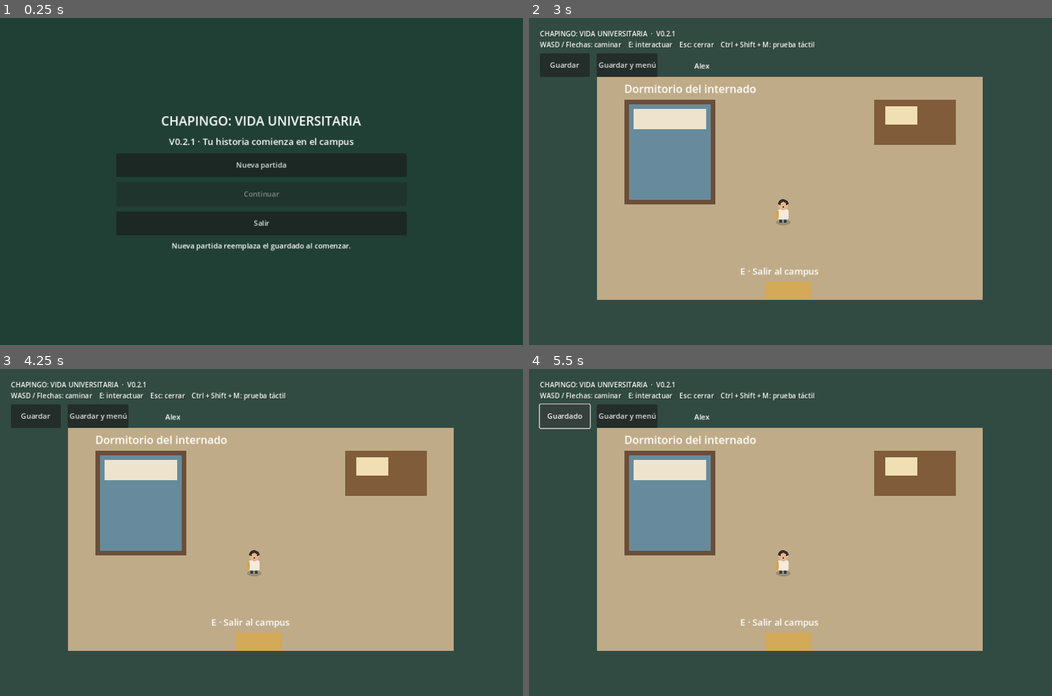
Above: before the commit, frames 1-4 (two rows, left to right).
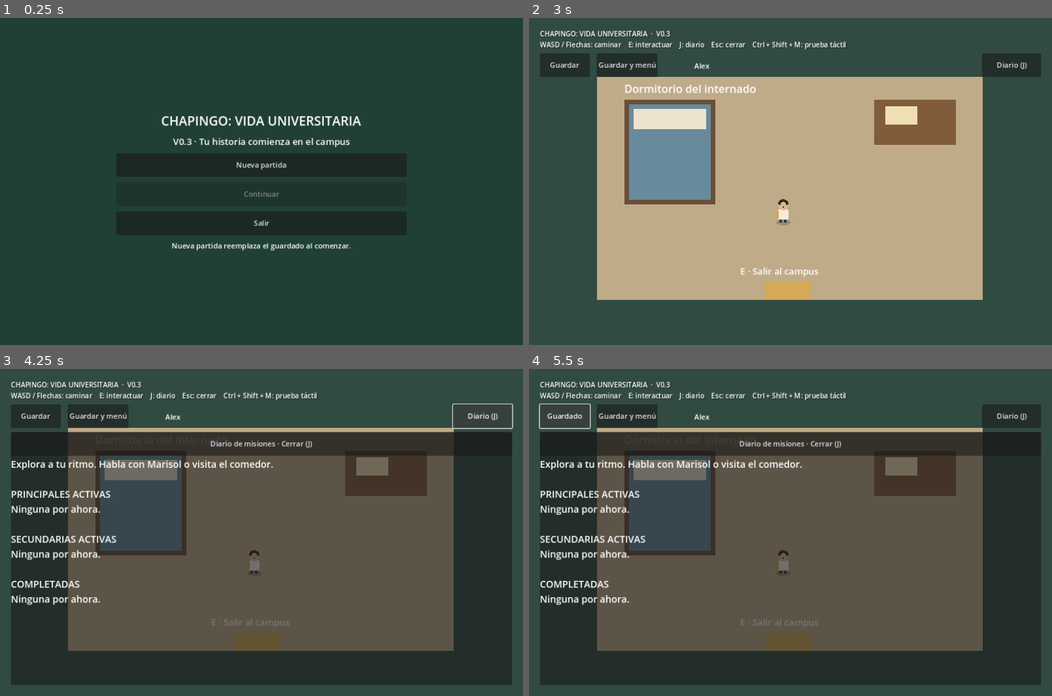
Above: after the commit, the same moments.

Repository: joseeduardojulianmontalvo11-stack/CHAPINGO-GAME
Game: Godot game, scene res://scenes/menu.tscn
Same seed, same stepped clock (60 frames per second), same inputs: the game is played once before the commit and once after it.
Inputs (mouse positions are in pixels of both pictures, inside the frame that each line leads up to):
- Up to frame 1 (0.25 s): no input
- Up to frame 2 (3 s): click "Nueva partida" at 0.5 s; click (790, 63) at 1.27 s; type "Alex" at 1.35 s; click "Volver" at 2 s; click "Comenzar" at 2.75 s
- Up to frame 3 (4.25 s): click (481, 414) at 3.5 s, where only the run after the commit has a clickable "Diario (J)"
- Up to frame 4 (5.5 s): click "Guardar" at 4.25 s; click "Guardado" at 5 s

The runs differ from the first frame. In frame 1, 0.5% of the frame differs, in the area x 32-68%, y 36-40%; in frame 2, 1.2%; in frame 3, 74%; in frame 4, 75%, in the area x 2-98%, y 3-97%.

Commit message:
feat: primeras misiones y diario de Chapingo v0.3

Diff:
--- /dev/null
+++ b/scripts/campus_story.gd
@@ -0,0 +1,68 @@
+extends Node2D
+## Adaptador de eventos del campus. No controla el movimiento ni sustituye diálogos.
+const BREAKFAST_SIGN := Vector2(230, 405)
+const BREAKFAST_MENU := Vector2(440, 405)
+const CLASSROOM_ENTRY := Rect2(1385, 345, 90, 95)
+var world: Node2D
+var journal: PanelContainer
+
+func _ready() -> void:
+	journal = preload("res://scripts/quest_journal.gd").new()
+	world.ui.add_child(journal)
+	journal.dismissed.connect(toggle_journal)
+	Session.quests.changed.connect(func(): world.save_current())
+
+func toggle_journal() -> void:
+	if world.ui.is_open:
+		return
+	journal.visible = not journal.visible
+	world.student.controls_enabled = not journal.visible
+	world.touch.release_all()
+	world.touch.visible = not journal.visible and (OS.has_feature("mobile") or world.touch.test_mode)
+
+func marisol() -> void:
+	Session.quests.start("primer_salon")
+
+func nearby() -> String:
+	if world.current_location != "campus":
+		return ""
+	if world.student.position.distance_to(BREAKFAST_SIGN) < 65:
+		return "aviso"
+	if world.student.position.distance_to(BREAKFAST_MENU) < 65:
+		return "menu"
+	return ""
+
+func interact() -> bool:
+	var target := nearby()
+	if target.is_empty():
+		return false
+	if target == "aviso":
+		Session.quests.start("primer_desayuno")
+		say("Aviso del comedor", "¿Primer desayuno? Consulta el menú a la derecha de la entrada. La fila no es una materia, pero tiene asistencia completa.")
+	else:
+		var completed := Session.quests.event("menu_comedor")
+		if not completed.is_empty():
+			say("El primer desayuno", Session.quests.DEFINITIONS["primer_desayuno"]["consequence"])
+		else:
+			say("Menú del comedor", "Desayuno del día: paciencia con acompañamiento. Si es tu primera visita, consulta el aviso a la izquierda de la entrada.")
+	return true
+
+func say(title: String, line: String) -> void:
+	world.student.controls_enabled = false
+	var lines: Array[String] = [line]
+	world.ui.open_dialogue(title, lines)
+
+func _process(_delta: float) -> void:
+	visible = world.current_location == "campus"
+	if not visible or world.ui.is_open or journal.visible:
+		return
+	if CLASSROOM_ENTRY.has_point(world.student.position):
+		if not Session.quests.event("entrada_aulas").is_empty():
+			say("¡Bienvenido a las aulas!", "¡Encontraste tu salón! Bueno, el edificio. La puerta correcta es contenido del siguiente semestre. " + Session.quests.DEFINITIONS["primer_salon"]["consequence"])
+
+func _draw() -> void:
+	for point in [BREAKFAST_SIGN, BREAKFAST_MENU]:
+		draw_rect(Rect2(point - Vector2(20, 28), Vector2(40, 38)), Color("f1db9f"))
+		draw_string(ThemeDB.fallback_font, point + Vector2(-30, -35), "Aviso" if point == BREAKFAST_SIGN else "Menú", HORIZONTAL_ALIGNMENT_LEFT, -1, 18)
+	draw_rect(CLASSROOM_ENTRY, Color(0.9, 0.8, 0.4, 0.18))
+	draw_string(ThemeDB.fallback_font, Vector2(1375, 455), "Entrada aulas", HORIZONTAL_ALIGNMENT_LEFT, -1, 17)
--- a/scripts/dialogue_ui.gd
+++ b/scripts/dialogue_ui.gd
@@ -13,7 +13,7 @@
 func _ready() -> void:
 	header = Label.new()
 	header.position = Vector2(24, 18)
-	header.text = "CHAPINGO: VIDA UNIVERSITARIA  ·  V0.2.1\nWASD / Flechas: caminar    E: interactuar    Esc: cerrar    Ctrl + Shift + M: prueba táctil"
+	header.text = "CHAPINGO: VIDA UNIVERSITARIA  ·  V0.3\nWASD / Flechas: caminar    E: interactuar    J: diario    Esc: cerrar    Ctrl + Shift + M: prueba táctil"
 	header.add_theme_font_size_override("font_size", 15)
 	header.add_theme_color_override("font_shadow_color", Color("24382b"))
 	header.add_theme_constant_override("shadow_offset_x", 2)
--- a/scripts/main.gd
+++ b/scripts/main.gd
@@ -12,6 +12,7 @@
 var current_location := "campus"
 var door := Vector2(580, 600)
 var touch: Control
+var story: Node2D
 
 func _ready() -> void:
 	configure_input()
@@ -61,6 +62,19 @@
 		identity.position = safe.position + Vector2(340, 70)
 	get_viewport().size_changed.connect(layout)
 	layout.call()
+	story = preload("res://scripts/campus_story.gd").new()
+	story.world = self
+	add_child(story)
+	var journal_button := Button.new()
+	journal_button.text = "Diario (J)"
+	journal_button.custom_minimum_size = Vector2(130, 52)
+	ui.add_child(journal_button)
+	journal_button.pressed.connect(story.toggle_journal)
+	var journal_layout := func():
+		var safe := preload("res://scripts/safe_layout.gd").rect(get_viewport())
+		journal_button.position = Vector2(safe.end.x - 130, safe.position.y + 54)
+	get_viewport().size_changed.connect(journal_layout)
+	journal_layout.call()
 
 func set_location(value: String, point: Vector2) -> void:
 	if is_instance_valid(map):
@@ -101,7 +115,7 @@
 		set_location("campus", Vector2(580, 655))
 
 func configure_input() -> void:
-	var bindings := {"move_left": [KEY_A, KEY_LEFT], "move_right": [KEY_D, KEY_RIGHT], "move_up": [KEY_W, KEY_UP], "move_down": [KEY_S, KEY_DOWN], "interact": [KEY_E], "close_dialogue": [KEY_ESCAPE]}
+	var bindings := {"move_left": [KEY_A, KEY_LEFT], "move_right": [KEY_D, KEY_RIGHT], "move_up": [KEY_W, KEY_UP], "move_down": [KEY_S, KEY_DOWN], "interact": [KEY_E], "close_dialogue": [KEY_ESCAPE], "journal": [KEY_J]}
 	for action in bindings:
 		if not InputMap.has_action(action):
 			InputMap.add_action(action)
@@ -114,19 +128,32 @@
 	ui.prompt.text = "[E] Hablar con Marisol" if can_interact() and not ui.is_open else ""
 	if near_door() and not ui.is_open:
 		ui.prompt.text = "[E] Volver a tu vivienda" if current_location == "campus" else "[E] Salir al campus"
+	if is_instance_valid(story) and not story.nearby().is_empty() and not ui.is_open:
+		ui.prompt.text = "[E / Acción] Consultar " + story.nearby()
 
 func can_interact() -> bool:
 	return current_location == "campus" and student.position.distance_to(guide.position) <= INTERACTION_DISTANCE
 
 func _unhandled_input(event: InputEvent) -> void:
+	if event.is_action_pressed("journal") and not event.is_echo():
+		story.toggle_journal()
+		get_viewport().set_input_as_handled()
+		return
+	if is_instance_valid(story) and story.journal.visible:
+		if event.is_action_pressed("close_dialogue"):
+			story.toggle_journal()
+		return
 	if event.is_action_pressed("interact") and not event.is_echo():
 		if ui.is_open:
 			ui.advance()
 		elif near_door():
 			travel()
 		elif can_interact():
+			story.marisol()
 			student.controls_enabled = false
 			ui.open_dialogue(guide.DISPLAY_NAME, guide.DIALOGUE)
+		elif story.interact():
+			pass
 		get_viewport().set_input_as_handled()
 	elif event.is_action_pressed("close_dialogue") and ui.is_open:
 		ui.close_dialogue()
--- a/scripts/menu.gd
+++ b/scripts/menu.gd
@@ -59,7 +59,7 @@
 func show_menu() -> void:
 	clear()
 	label_text("CHAPINGO: VIDA UNIVERSITARIA", 28)
-	label_text("V0.2.1 · Tu historia comienza en el campus")
+	label_text("V0.3 · Tu historia comienza en el campus")
 	button("Nueva partida", show_creator)
 	button("Continuar", continue_game).disabled = Session.read_save().is_empty()
 	button("Salir", func(): get_tree().quit())
--- a/scripts/npc.gd
+++ b/scripts/npc.gd
@@ -3,7 +3,7 @@
 const DISPLAY_NAME := "Marisol · estudiante guía"
 const DIALOGUE: Array[String] = [
 	"¡Bienvenido a Chapingo! Soy Marisol. Si es tu primer día, respira: todos nos perdimos por aquí alguna vez.",
-	"Al norte están las aulas y la biblioteca. Al oeste, el comedor. Dicen que la mejor brújula es seguir a quien lleva hambre.",
+	"Las aulas están al noreste: busca la entrada marcada bajo el edificio AULAS. El diario (J o su botón) te recuerda el camino. Al oeste, el comedor. La mejor brújula es seguir a quien lleva hambre.",
 	"Puedes recorrer esta pequeña plaza a tu ritmo. Los árboles dan sombra, pero todavía no te ayudan a estudiar. ¡Nos vemos por el campus!"
 ]
 
--- /dev/null
+++ b/scripts/quest_journal.gd
@@ -0,0 +1,44 @@
+extends PanelContainer
+signal dismissed
+var text: Label
+
+func _ready() -> void:
+	var column := VBoxContainer.new()
+	add_child(column)
+	var close := Button.new()
+	close.text = "Diario de misiones · Cerrar (J)"
+	close.custom_minimum_size.y = 52
+	close.pressed.connect(func(): dismissed.emit())
+	column.add_child(close)
+	var scroll := ScrollContainer.new()
+	scroll.size_flags_vertical = Control.SIZE_EXPAND_FILL
+	column.add_child(scroll)
+	text = Label.new()
+	text.autowrap_mode = TextServer.AUTOWRAP_WORD_SMART
+	text.size_flags_horizontal = Control.SIZE_EXPAND_FILL
+	text.add_theme_font_size_override("font_size", 21)
+	scroll.add_child(text)
+	get_viewport().size_changed.connect(reflow)
+	Session.quests.changed.connect(refresh)
+	reflow()
+	refresh()
+	hide()
+
+func reflow() -> void:
+	var safe := preload("res://scripts/safe_layout.gd").rect(get_viewport())
+	position = safe.position + Vector2(0, 115)
+	size = Vector2(safe.size.x, safe.size.y - 115)
+
+func refresh() -> void:
+	text.text = "Explora a tu ritmo. Habla con Marisol o visita el comedor.\n"
+	for section in ["principal", "secundaria", "completada"]:
+		text.text += "\n" + {"principal": "PRINCIPALES ACTIVAS", "secundaria": "SECUNDARIAS ACTIVAS", "completada": "COMPLETADAS"}[section] + "\n"
+		var found := false
+		for id in Session.quests.DEFINITIONS:
+			var definition: Dictionary = Session.quests.DEFINITIONS[id]
+			var state: String = Session.quests.state(id)
+			if (section == "completada" and state == section) or (state == "activa" and definition["type"] == section):
+				found = true
+				text.text += definition["name"] + "\n" + definition["description"] + "\n" + Session.quests.objective(id) + "\n\n"
+		if not found:
+			text.text += "Ninguna por ahora.\n"
--- /dev/null
+++ b/scripts/quests.gd
@@ -0,0 +1,61 @@
+extends RefCounted
+## Definiciones independientes del mapa. Añadir misiones requiere nuevos datos y eventos.
+signal changed
+const DEFINITIONS := {
+	"primer_salon": {"name": "¿Dónde está mi salón?", "description": "Marisol te ayuda a orientarte en tu primer día.", "type": "principal", "objectives": [{"id": "encontrar_aulas", "text": "Encuentra la entrada de AULAS, al noreste del campus.", "event": "entrada_aulas"}], "consequence": "Ya sabes llegar a las aulas. Recordar para qué ibas es otro asunto."},
+	"primer_desayuno": {"name": "El primer desayuno", "description": "Descubre cómo conseguir tu primer desayuno en el comedor.", "type": "secundaria", "objectives": [{"id": "consultar_menu", "text": "Consulta el menú junto a la entrada del comedor.", "event": "menu_comedor"}], "consequence": "El menú dice: desayuno después de formarse. ¡Has descubierto la primera materia: paciencia aplicada!"}
+}
+var progress: Dictionary = {}
+
+func reset() -> void:
+	progress.clear()
+	changed.emit()
+
+func state(id: String) -> String:
+	return progress.get(id, {}).get("state", "no iniciada")
+
+func start(id: String) -> bool:
+	if not DEFINITIONS.has(id) or state(id) != "no iniciada":
+		return false
+	progress[id] = {"state": "activa", "done": []}
+	changed.emit()
+	return true
+
+func objective(id: String) -> String:
+	if state(id) == "completada":
+		return DEFINITIONS[id]["consequence"]
+	for item in DEFINITIONS[id]["objectives"]:
+		if not item["id"] in progress.get(id, {}).get("done", []):
+			return item["text"]
+	return ""
+
+func event(value: String) -> Array[String]:
+	var completed: Array[String] = []
+	for id in DEFINITIONS:
+		if state(id) != "activa":
+			continue
+		for item in DEFINITIONS[id]["objectives"]:
+			if not item["id"] in progress[id]["done"]:
+				if item["event"] == value:
+					progress[id]["done"].append(item["id"])
+					if progress[id]["done"].size() == DEFINITIONS[id]["objectives"].size():
+						progress[id]["state"] = "completada"
+						completed.append(id)
+					changed.emit()
+				break
+	return completed
+
+func restore(data: Dictionary) -> void:
+	progress.clear()
+	for id in DEFINITIONS:
+		var entry = data.get(id, {})
+		if not entry is Dictionary or not entry.get("done", []) is Array:
+			continue
+		if not entry.get("state") in ["activa", "completada"]:
+			continue
+		var done: Array = []
+		for item in DEFINITIONS[id]["objectives"]:
+			if item["id"] in entry.get("done", []):
+				done.append(item["id"])
+		progress[id] = {"state": "completada" if done.size() == DEFINITIONS[id]["objectives"].size() else "activa", "done": done}
+	changed.emit()
--- a/scripts/session.gd
+++ b/scripts/session.gd
@@ -5,8 +5,10 @@
 var location := "campus"
 var saved_position := Vector2(820, 600)
 var save_path := SAVE_PATH
+var quests = preload("res://scripts/quests.gd").new()
 
 func new_game(data: Dictionary) -> void:
+	quests.reset()
 	profile = data.duplicate(true)
 	location = profile["housing"]
 	saved_position = Vector2(560, 450)
@@ -15,7 +17,7 @@
 	var file := FileAccess.open(save_path, FileAccess.WRITE)
 	if file == null:
 		return false
-	file.store_string(JSON.stringify({"version": 1, "profile": profile, "location": location, "position": [saved_position.x, saved_position.y]}))
+	file.store_string(JSON.stringify({"version": 1, "profile": profile, "location": location, "position": [saved_position.x, saved_position.y], "quests": quests.progress}))
 	return true
 
 func read_save() -> Dictionary:
@@ -47,4 +49,5 @@
 	profile = data["profile"]
 	location = data["location"]
 	saved_position = Vector2(data["position"][0], data["position"][1])
+	quests.restore(data.get("quests", {}) if data.get("quests", {}) is Dictionary else {})
 	return true
--- /dev/null
+++ b/tests/quests.gd
@@ -0,0 +1,66 @@
+extends SceneTree
+var failures := 0
+func _initialize() -> void:
+	call_deferred("run")
+func check(ok: bool, text: String) -> void:
+	print(("CORRECTO: " if ok else "FALLO: ") + text)
+	if not ok:
+		failures += 1
+func interact(world: Node) -> void:
+	var event := InputEventAction.new()
+	event.action = "interact"
+	event.pressed = true
+	world._unhandled_input(event)
+func run() -> void:
+	var session = root.get_node("Session")
+	session.save_path = "user://prueba-quests.json"
+	session.new_game({"name": "Ana", "housing": "externa", "appearance": 0, "hair": "382d29", "skin": "c9936c"})
+	var world = load("res://scenes/main.tscn").instantiate()
+	root.add_child(world)
+	world.set_location("campus", Vector2(880, 590))
+	await process_frame
+	interact(world)
+	check(session.quests.state("primer_salon") == "activa", "Conversar con Marisol activa misión")
+	check(not session.quests.start("primer_salon"), "La misión no se reinicia")
+	check(session.quests.objective("primer_salon").contains("AULAS"), "Objetivo actual indica aulas")
+	world.ui.close_dialogue()
+	world.student.position = world.story.BREAKFAST_SIGN
+	interact(world)
+	check(session.quests.state("primer_desayuno") == "activa" and session.quests.state("primer_salon") == "activa", "Dos misiones activas simultáneamente")
+	world.ui.close_dialogue()
+	var key := InputEventAction.new()
+	key.action = "journal"
+	key.pressed = true
+	world._unhandled_input(key)
+	check(world.story.journal.visible and not world.student.controls_enabled, "J abre diario")
+	world.story.journal.get_child(0).get_child(0).pressed.emit()
+	check(not world.story.journal.visible and world.student.controls_enabled, "Botón táctil cierra diario")
+	world.student.position = world.story.BREAKFAST_MENU
+	interact(world)
+	check(session.quests.state("primer_desayuno") == "completada", "Interacción completa desayuno")
+	world.ui.close_dialogue()
+	world.student.position = Vector2(1430, 380)
+	await process_frame
+	await process_frame
+	check(session.quests.state("primer_salon") == "completada" and world.ui.is_open, "Zona de entrada completa principal y muestra bienvenida")
+	check(session.quests.progress["primer_salon"]["done"] == ["encontrar_aulas"], "Identificador de objetivo completado")
+	world.save_current()
+	world.queue_free()
+	await process_frame
+	session.quests.reset()
+	check(session.load_game() and session.quests.state("primer_salon") == "completada" and session.quests.state("primer_desayuno") == "completada", "Carga conserva ambas misiones completadas")
+	session.quests.reset()
+	session.quests.start("primer_salon")
+	session.save_game()
+	session.quests.reset()
+	check(session.load_game() and session.quests.state("primer_salon") == "activa", "Carga conserva misión activa")
+	var old: Dictionary = session.read_save()
+	old.erase("quests")
+	var file := FileAccess.open(session.save_path, FileAccess.WRITE)
+	file.store_string(JSON.stringify(old))
+	file.close()
+	var original := FileAccess.get_file_as_string(session.save_path)
+	check(session.load_game() and session.quests.state("primer_salon") == "no iniciada", "Partida antigua sin misiones carga correctamente")
+	check(FileAccess.get_file_as_string(session.save_path) == original, "Leer partida antigua no reescribe archivo")
+	print("Misiones: fallos = %d" % failures)
+	quit(1 if failures else 0)
Not shown, added: scripts/campus_story.gd.uid
Not shown, added: scripts/quest_journal.gd.uid
Not shown, added: scripts/quests.gd.uid
Not shown, added: tests/mobile.gd.uid
Not shown, added: tests/quests.gd.uid
